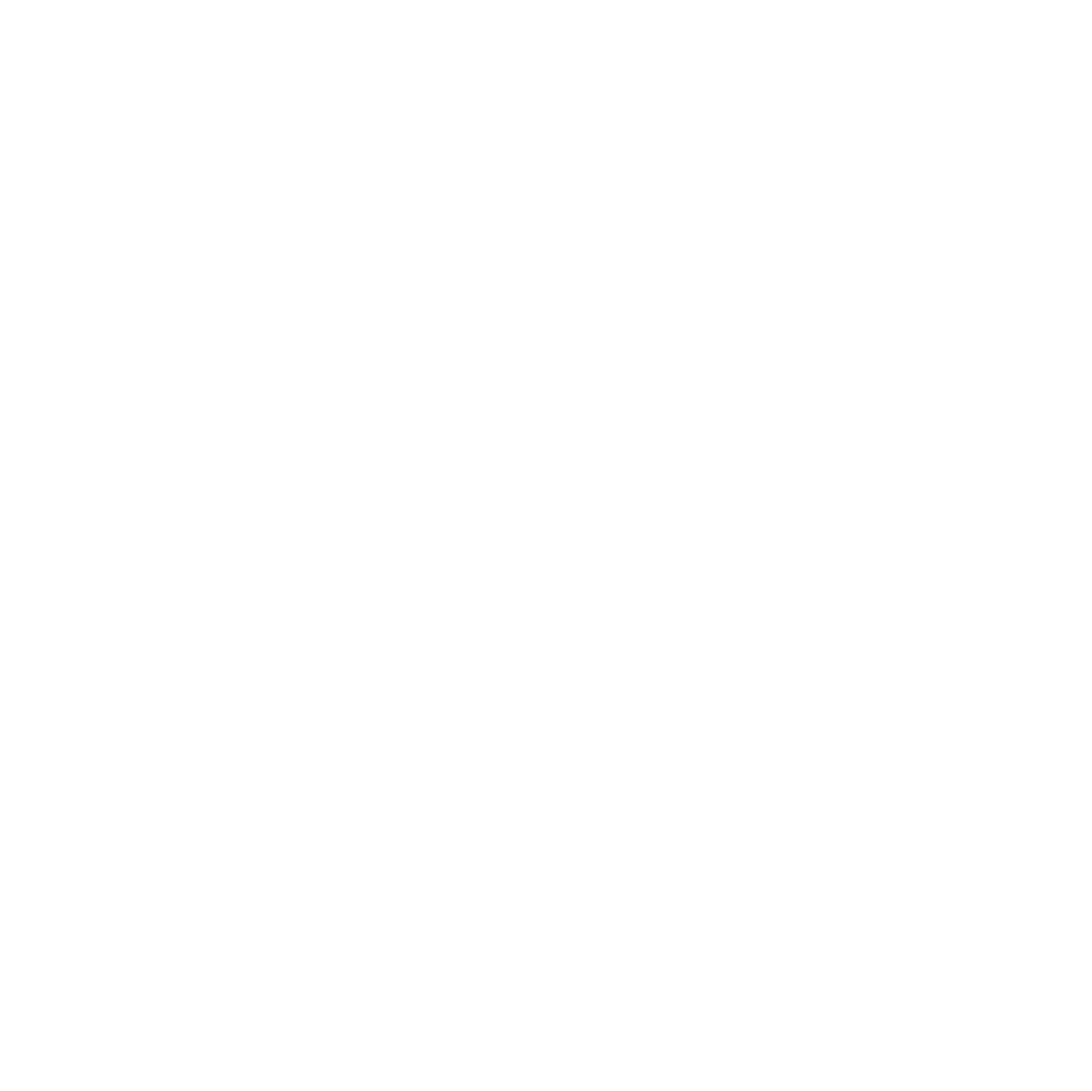
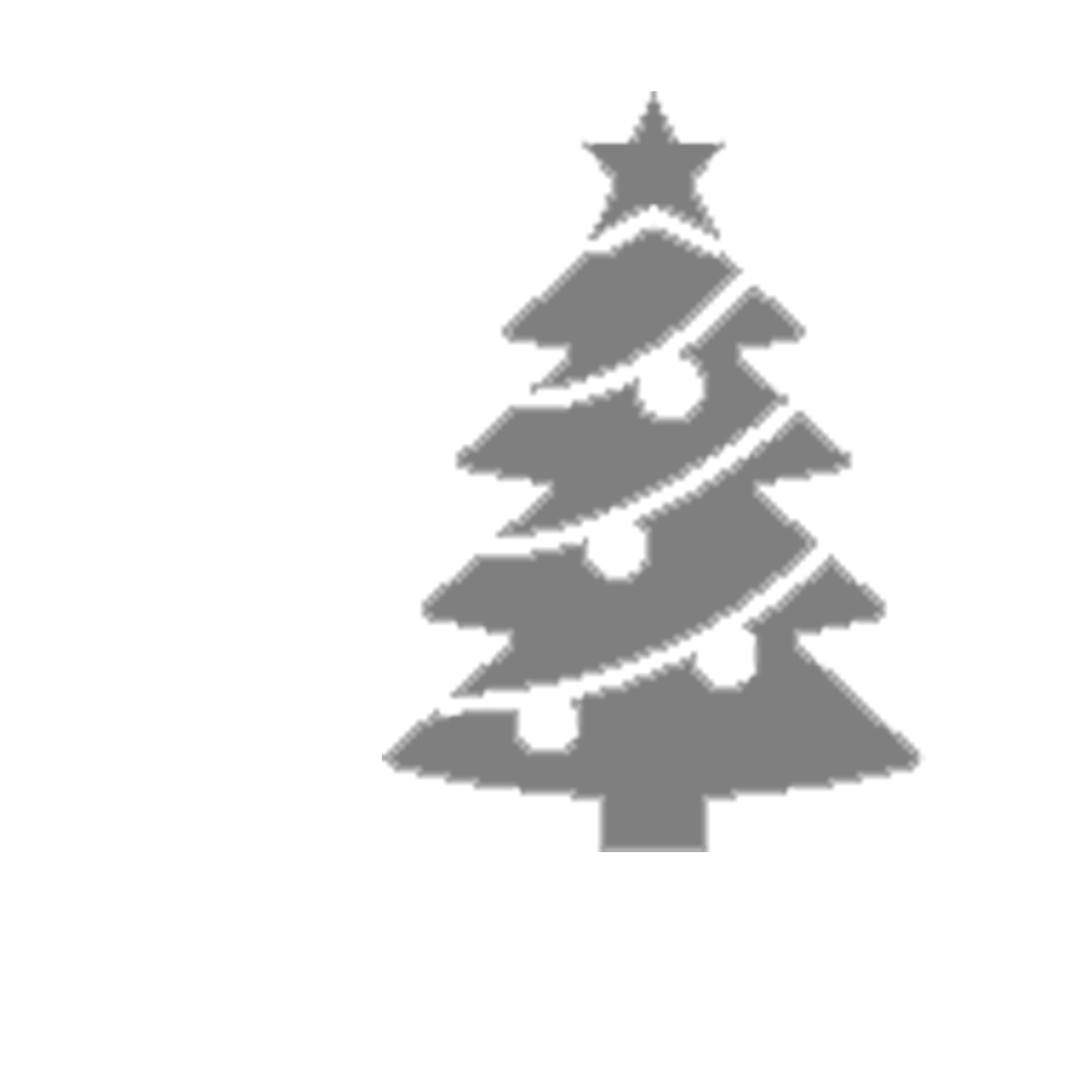
Revision of a layered 1092×1091 image; what changed, layer by layer:
added layer "Layer 2" (50%) above "Thermostat" over [381,91,926,853]
renamed "Layer 2" to "Thermostat", hid it over [448,123,854,853]
